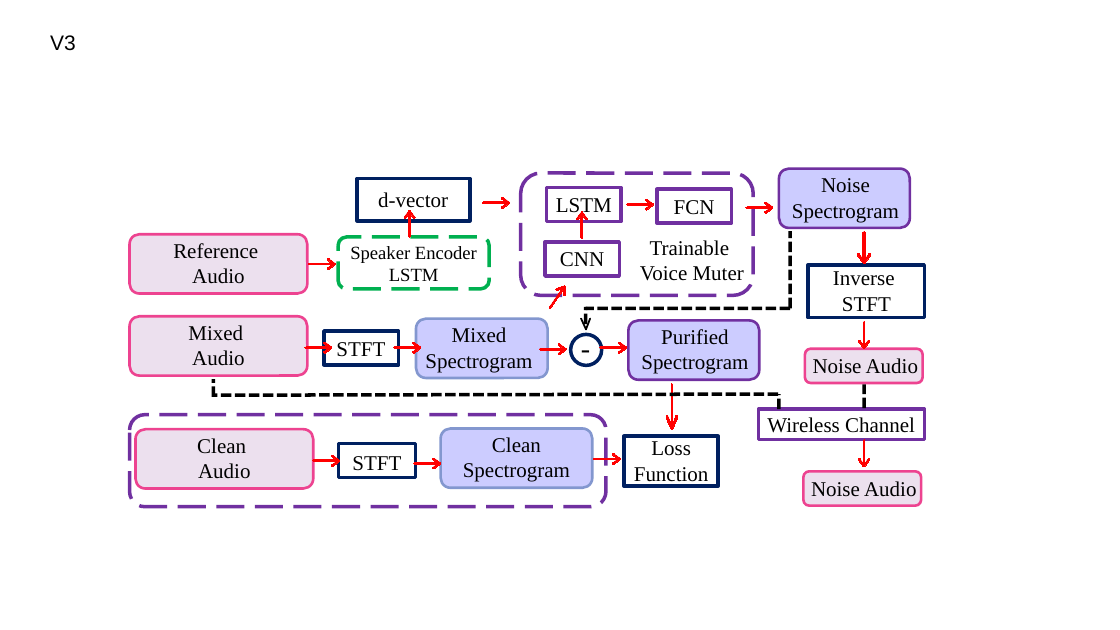
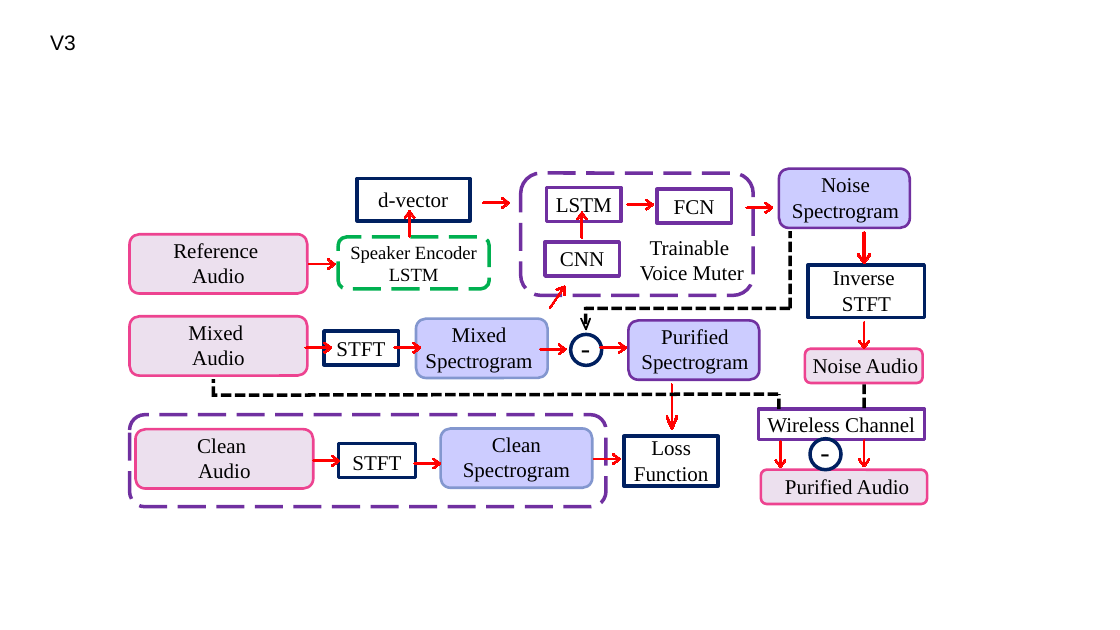
Before and after one commit to lange-bleu/infocom2021, a slide deck: slide 5 of infocom21.pptx. Drawn at 1120x630 pixels with LibreOffice and Linux fonts; fonts in the diff are those of the drawing. Boxes give left, top, right and bottom in pixels: in the first picture for what was removed or moved away, otherwise in the second. Text is boxed around its words. In the diff, an @@ line names an element or a change of style, - is before the commit and + after.

Commit message:
schedule and ppt

```diff
--- a/infocom21.pptx
+++ b/infocom21.pptx
@@ freeform shape added at [776, 440, 786, 468], fill #FF0000, outline #FF0000 0.75 pt @@
@@ ellipse added at [810, 439, 841, 470], outline #002060 3 pt @@
@@ text added at [811, 431, 840, 473], 24 pt, text #000000 @@
+-
@@ rounded rectangle: place and size @@
-rounded rectangle at [804, 471, 922, 506]
+rounded rectangle at [761, 470, 928, 504]
@@ text at [785, 479, 909, 495]: text changed @@
-Noise Audio
+Purified Audio
```
Also in this commit, not shown: 2 other files.
